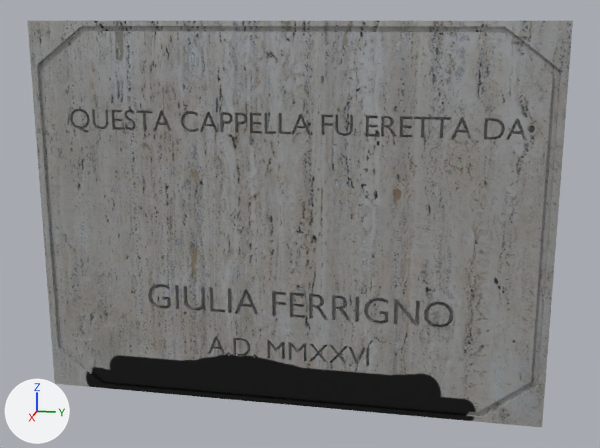
A saved change to the OBJ model project/models/targa.obj.
One viewpoint serves both versions: a camera (50 mm lens) standing at (11.46, 2.66, 6.01) and looking at (-0.79, 0.21, 2.95). The lights are fixed; the arrows at lower left show +X, +Y and +Z. The older version comes first. Where no turn or scale is listed for an object, it has been applied to the vertices. Vertices at exactly the same position are counted once.

Names of what the first picture shows: 'Targa'.
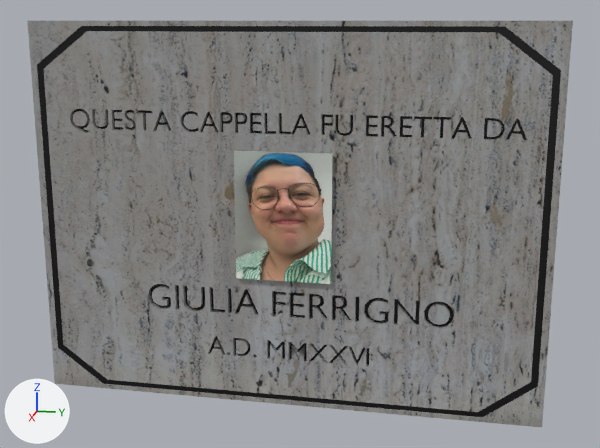
Commit message: finita targa

Where the change shows, as pixel boxes [x1, y1, x2, y2] in the pictures (600 x 448 px):
```json
{"part": 1, "of": "me_targa", "change": "added", "after": [234, 151, 333, 284]}
{"part": 2, "of": "me_targa", "change": "built on", "before": [324, 301, 355, 321], "after": [37, 26, 561, 417]}
{"part": 3, "of": "me_targa", "change": "surface changed", "before": [28, 21, 573, 426], "after": [28, 21, 573, 426]}
```

Scene script edits in JSON lines:
```json
{"op": "add", "block": "img_foto_mia_jpg", "code": ["img_foto_mia_jpg = load_image('foto mia.jpg', '../textures/foto_mia.jpg', 1336, 2068, 'sRGB')"]}
{"op": "add", "block": "mat_material_002", "code": ["mat_material_002 = principled_material('Material.002')", "mat_material_002.texture = img_foto_mia_jpg"]}
{"block": "me_targa", "where": "# used by ob_targa; location = (0.0, 0.0, 0.0)"}
{"op": "remove", "block": "me_targa", "code": "me_targa.from_pydata(...)  # 4117 vertices, 8223 faces; spans x -1.0..-0.59, y -4.0..4.0, z 0.0..6.0"}
{"op": "add", "block": "me_targa", "code": "me_targa.from_pydata(...)  # 5961 vertices, 13742 faces; spans x -1.0..-0.52, y -4.0..4.0, z 0.0..6.0"}
{"block": "me_targa", "change": "me_targa part 1: a new loose piece, a box spanning x -0.559..-0.522, y -0.748..0.748, z 2.097..4.097, in mat_material_002 (picture img_foto_mia_jpg)"}
{"block": "me_targa", "change": "me_targa part 2: 6 vertices removed from x -0.59, y -3.2..1.6, z 1.8..4.52; 1842 vertices added at x -0.67..-0.55, y -3.9..3.9, z 0.08..5.92"}
{"block": "me_targa", "change": "me_targa part 3: 5823 kept faces spanning x -1.0..-0.59, y -4.0..4.0, z 0.0..6.0 get new texture (UV) coordinates"}
{"op": "add", "block": "me_targa", "code": "me_targa.materials.append(mat_material_002)  # picture img_foto_mia_jpg"}
```
